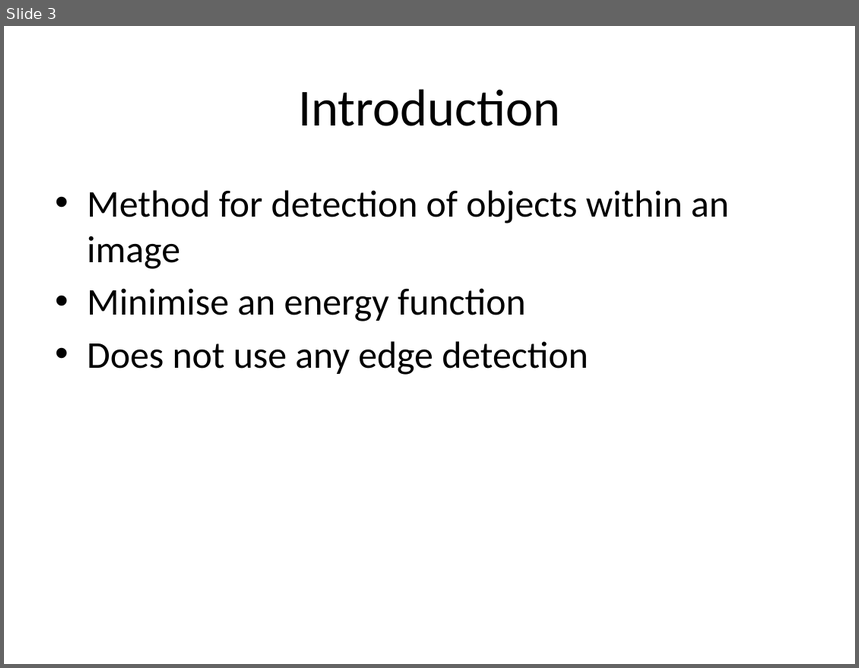
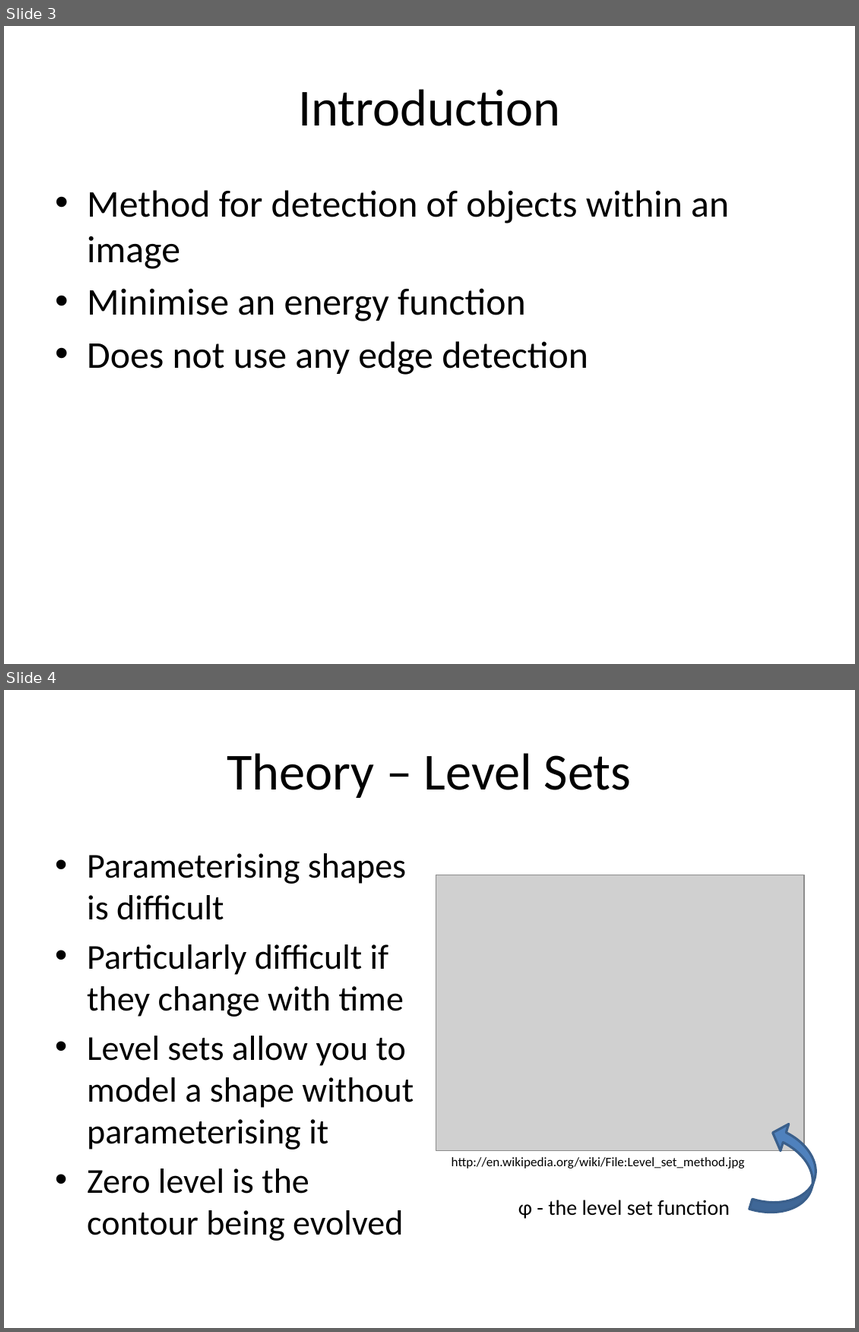
Before and after one commit to michaelwh/activecontnoedge, a slide deck: Active Contours Without Edges.pptx. Shown one above the other, each under a label of ours: slide 3 before the commit, slides 3 and 4 after it. The pictures are 859x668 and 859x1332 pixels, drawn with LibreOffice and Linux fonts; fonts in the diff are those of the drawing; grey boxes stand for pictures. Boxes give left, top, right and bottom in pixels: in the first picture for what was removed or moved away, otherwise in the second. Text is boxed around its words. In the diff, an @@ line names an element or a change of style, - is before the commit and + after.

Commit message:
ppt updated

```diff
--- a/Active Contours Without Edges.pptx
+++ b/Active Contours Without Edges.pptx
@@ slide 4 added at (4, 690, 855, 1328), background #FFFFFF @@
@@ title added at (227, 753, 632, 798), 44 pt, text #000000 @@
+Theory – Level Sets
@@ text added at (87, 853, 414, 1241), 29.6 pt, text #000000 @@
+• Parameterising shapes is difficult
+• Particularly difficult if they change with time
+• Level sets allow you to model a shape without parameterising it
+• Zero level is the contour being evolved
@@ picture added at (436, 875, 804, 1151) @@
@@ curved right arrow added at (750, 1119, 829, 1224), fill #4F81BD, outline #3A5F8C 2 pt @@
@@ text added at (452, 1157, 745, 1169), 11 pt, text #000000 @@
+http://en.wikipedia.org/wiki/File:Level_set_method.jpg
@@ text added at (519, 1200, 730, 1219), 18 pt, text #000000 @@
+ɸ - the level set function
```
Also in this commit, not shown: 3 other slides added, 4 slides removed.
